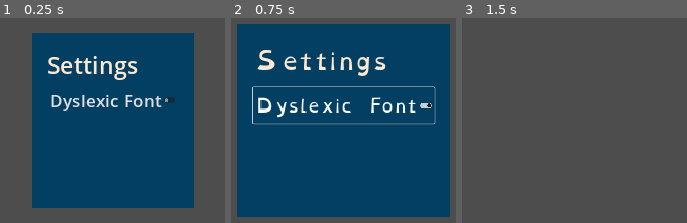
Above: before the commit, frames 1-3 (left to right).
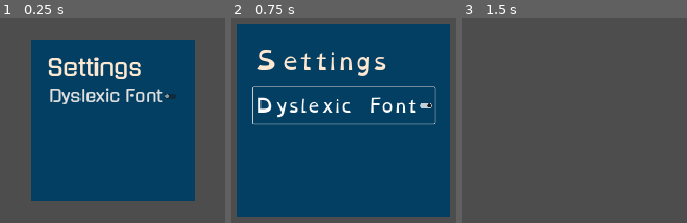
Above: after the commit, the same moments.

Repository: Spexify/emergenCity
Game: Godot game, scene res://preparePhase/settings.tscn
The game is run twice, just before and just after one commit, with the same random seed, the same clock (stepped at 60 frames per second) and the same inputs. After the commit the project has no main scene; this scene is started directly in both runs.
Inputs (mouse positions are in pixels of both pictures, inside the frame that each line leads up to):
- Up to frame 1 (0.25 s): no input
- Up to frame 2 (0.75 s): click "Dyslexic Font" at 0.5 s
- Up to frame 3 (1.5 s): tap Enter at 1.25 s; move the mouse to (673, 149) at 1.27 s; hold D (right) from 1.28 s (still down); click (673, 149) at 1.42 s

The runs differ from the first frame. In frame 1, 10% of the frame differs, in the area x 13-87%, y 7-93%; in frame 2, nothing differs; in frame 3, nothing differs.

Commit message:
main menu

Diff:
--- /dev/null
+++ b/godot/fonts/Dyslexic-Regular-Variation.tres
@@ -0,0 +1,6 @@
+[gd_resource type="FontVariation" load_steps=2 format=3 uid="uid://w8evue3rwyg5"]
+
+[ext_resource type="FontFile" path="res://fonts/OpenDyslexic-Regular.otf" id="1_0jm13"]
+
+[resource]
+base_font = ExtResource("1_0jm13")
--- /dev/null
+++ b/godot/fonts/Gugi-Regular-Variation.tres
@@ -0,0 +1,6 @@
+[gd_resource type="FontVariation" load_steps=2 format=3 uid="uid://b31pmawugw4m"]
+
+[ext_resource type="FontFile" uid="uid://c1rf6xy7ekahi" path="res://fonts/Gugi-Regular.ttf" id="1_mgwkd"]
+
+[resource]
+base_font = ExtResource("1_mgwkd")
--- a/godot/preparePhase/home_menu.tscn
+++ /dev/null
@@ -1,94 +0,0 @@
-[gd_scene load_steps=3 format=3 uid="uid://bosmqyv0utabo"]
-
-[ext_resource type="Theme" uid="uid://c7p7h5j8cckif" path="res://preparePhase/prep_theme.tres" id="1_23pnl"]
-[ext_resource type="Script" path="res://preparePhase/home_menu.gd" id="2_18cw5"]
-
-[node name="HomeMenu" type="Control"]
-layout_mode = 3
-anchors_preset = 15
-anchor_right = 1.0
-anchor_bottom = 1.0
-grow_horizontal = 2
-grow_vertical = 2
-theme = ExtResource("1_23pnl")
-script = ExtResource("2_18cw5")
-
-[node name="ColorRect" type="ColorRect" parent="."]
-layout_mode = 1
-anchors_preset = 15
-anchor_right = 1.0
-anchor_bottom = 1.0
-grow_horizontal = 2
-grow_vertical = 2
-color = Color(0.152941, 0.14902, 0.207843, 1)
-
-[node name="MarginContainer" type="MarginContainer" parent="."]
-layout_mode = 1
-anchors_preset = 1
-anchor_left = 1.0
-anchor_right = 1.0
-offset_left = -257.0
-offset_bottom = 89.0
-grow_horizontal = 0
-theme_override_constants/margin_top = 40
-theme_override_constants/margin_right = 40
-
-[node name="eCoins" type="Label" parent="MarginContainer"]
-layout_mode = 2
-theme_override_colors/font_color = Color(1, 0.909804, 0.819608, 1)
-text = "10 eCoins"
-
-[node name="MarginContainer2" type="MarginContainer" parent="."]
-layout_mode = 1
-offset_right = 292.0
-offset_bottom = 109.0
-
-[node name="Settings" type="Button" parent="MarginContainer2"]
-layout_mode = 2
-theme_override_colors/font_color = Color(1, 0.909804, 0.819608, 1)
-theme_override_font_sizes/font_size = 45
-text = "Settings"
-flat = true
-
-[node name="VBoxContainer" type="VBoxContainer" parent="."]
-layout_mode = 1
-anchors_preset = 8
-anchor_left = 0.5
-anchor_top = 0.5
-anchor_right = 0.5
-anchor_bottom = 0.5
-offset_left = -400.5
-offset_top = -119.5
-offset_right = 400.5
-offset_bottom = 119.5
-grow_horizontal = 2
-grow_vertical = 2
-theme_override_constants/separation = 40
-
-[node name="Start" type="Button" parent="VBoxContainer"]
-layout_mode = 2
-theme_override_colors/font_color = Color(0.541176, 0.537255, 0.752941, 1)
-text = "Start New Round"
-flat = true
-
-[node name="HBoxContainer" type="HBoxContainer" parent="VBoxContainer"]
-layout_mode = 2
-theme_override_constants/separation = 50
-
-[node name="Shelf" type="Button" parent="VBoxContainer/HBoxContainer"]
-layout_mode = 2
-theme_override_colors/font_color = Color(0.976471, 0.341176, 0.219608, 1)
-text = "Open Shelf"
-flat = true
-
-[node name="UpgradeCenter" type="Button" parent="VBoxContainer/HBoxContainer"]
-layout_mode = 2
-theme_override_colors/font_color = Color(0.239216, 0.839216, 0.815686, 1)
-text = "Open Upgrade
-Center"
-flat = true
-
-[connection signal="pressed" from="MarginContainer2/Settings" to="." method="_on_settings_pressed"]
-[connection signal="pressed" from="VBoxContainer/Start" to="." method="_on_start_round_pressed"]
-[connection signal="pressed" from="VBoxContainer/HBoxContainer/Shelf" to="." method="_on_shelf_pressed"]
-[connection signal="pressed" from="VBoxContainer/HBoxContainer/UpgradeCenter" to="." method="_on_upgrade_center_pressed"]
--- a/godot/preparePhase/home_menu.gd
+++ b/godot/preparePhase/main_menu.gd
@@ -1,9 +1,7 @@
 extends Control
 
-var dyslexic_font = preload("res://fonts/OpenDyslexic-Regular.otf")
-
 func _ready():
-	theme.set_default_font(dyslexic_font)
+	pass
 
 func _on_start_round_pressed():
 	get_tree().change_scene_to_file("res://levels/crisis_phase.tscn")
@@ -20,8 +18,14 @@
 	# Todo: link Upgrade Center Scene
 	# get_tree().change_scene_to_file()
 
-var settings_scene = preload("res://preparePhase/settings.tscn")
+# var settings_scene = preload("res://preparePhase/settings.tscn")
+
+@onready var settings = $"../Settings"
+@onready var main_menu = $"."
 
 func _on_settings_pressed():
-	var new_setting = settings_scene.instantiate()
-	add_child(new_setting)
+	#var new_setting = settings_scene.instantiate()
+	#add_child(new_setting)
+	settings.show()
+	for child in settings.get_children():
+		child.show()
--- /dev/null
+++ b/godot/preparePhase/main_menu.tscn
@@ -0,0 +1,154 @@
+[gd_scene load_steps=4 format=3 uid="uid://bosmqyv0utabo"]
+
+[ext_resource type="Theme" uid="uid://c7p7h5j8cckif" path="res://preparePhase/prep_theme.tres" id="1_prdod"]
+[ext_resource type="Script" path="res://preparePhase/main_menu.gd" id="2_bbqsv"]
+[ext_resource type="Script" path="res://preparePhase/settings.gd" id="3_j0hbn"]
+
+[node name="MainMenu" type="Control"]
+layout_mode = 3
+anchors_preset = 15
+anchor_right = 1.0
+anchor_bottom = 1.0
+grow_horizontal = 2
+grow_vertical = 2
+theme = ExtResource("1_prdod")
+
+[node name="Menu" type="Control" parent="."]
+layout_mode = 1
+anchors_preset = 15
+anchor_right = 1.0
+anchor_bottom = 1.0
+grow_horizontal = 2
+grow_vertical = 2
+theme = ExtResource("1_prdod")
+script = ExtResource("2_bbqsv")
+
+[node name="ColorRect" type="ColorRect" parent="Menu"]
+layout_mode = 1
+anchors_preset = 15
+anchor_right = 1.0
+anchor_bottom = 1.0
+grow_horizontal = 2
+grow_vertical = 2
+color = Color(0.152941, 0.14902, 0.207843, 1)
+
+[node name="MarginContainer" type="MarginContainer" parent="Menu"]
+layout_mode = 1
+anchors_preset = 1
+anchor_left = 1.0
+anchor_right = 1.0
+offset_left = -257.0
+offset_bottom = 89.0
+grow_horizontal = 0
+theme_override_constants/margin_top = 40
+theme_override_constants/margin_right = 40
+
+[node name="eCoins" type="Label" parent="Menu/MarginContainer"]
+layout_mode = 2
+theme_override_colors/font_color = Color(1, 0.909804, 0.819608, 1)
+text = "10 eCoins"
+
+[node name="MarginContainer2" type="MarginContainer" parent="Menu"]
+layout_mode = 1
+offset_right = 230.0
+offset_bottom = 94.0
+theme_override_constants/margin_left = 40
+theme_override_constants/margin_top = 40
+
+[node name="Settings" type="Button" parent="Menu/MarginContainer2"]
+layout_mode = 2
+theme_override_colors/font_color = Color(1, 0.909804, 0.819608, 1)
+theme_override_font_sizes/font_size = 45
+text = "Settings"
+flat = true
+
+[node name="VBoxContainer" type="VBoxContainer" parent="Menu"]
+layout_mode = 1
+anchors_preset = 8
+anchor_left = 0.5
+anchor_top = 0.5
+anchor_right = 0.5
+anchor_bottom = 0.5
+offset_left = -400.5
+offset_top = -119.5
+offset_right = 400.5
+offset_bottom = 119.5
+grow_horizontal = 2
+grow_vertical = 2
+theme_override_constants/separation = 40
+
+[node name="Start" type="Button" parent="Menu/VBoxContainer"]
+layout_mode = 2
+theme_override_colors/font_color = Color(0.541176, 0.537255, 0.752941, 1)
+text = "Start New Round"
+flat = true
+
+[node name="HBoxContainer" type="HBoxContainer" parent="Menu/VBoxContainer"]
+layout_mode = 2
+theme_override_constants/separation = 50
+
+[node name="Shelf" type="Button" parent="Menu/VBoxContainer/HBoxContainer"]
+layout_mode = 2
+theme_override_colors/font_color = Color(0.976471, 0.341176, 0.219608, 1)
+text = "Open Shelf"
+flat = true
+
+[node name="UpgradeCenter" type="Button" parent="Menu/VBoxContainer/HBoxContainer"]
+layout_mode = 2
+theme_override_colors/font_color = Color(0.239216, 0.839216, 0.815686, 1)
+text = "Open Upgrade
+Center"
+flat = true
+
+[node name="Settings" type="CanvasLayer" parent="."]
+visible = false
+
+[node name="CenterContainer" type="CenterContainer" parent="Settings"]
+anchors_preset = 15
+anchor_right = 1.0
+anchor_bottom = 1.0
+grow_horizontal = 2
+grow_vertical = 2
+theme = ExtResource("1_prdod")
+script = ExtResource("3_j0hbn")
+
+[node name="MarginContainer" type="MarginContainer" parent="Settings/CenterContainer"]
+layout_mode = 2
+theme_override_constants/margin_bottom = 355
+
+[node name="PanelContainer" type="PanelContainer" parent="Settings/CenterContainer/MarginContainer"]
+layout_mode = 2
+theme = ExtResource("1_prdod")
+
+[node name="MarginContainer" type="MarginContainer" parent="Settings/CenterContainer/MarginContainer/PanelContainer"]
+layout_mode = 2
+size_flags_horizontal = 4
+size_flags_vertical = 4
+theme_override_constants/margin_left = 40
+theme_override_constants/margin_top = 40
+theme_override_constants/margin_right = 40
+theme_override_constants/margin_bottom = 240
+
+[node name="VBoxContainer" type="VBoxContainer" parent="Settings/CenterContainer/MarginContainer/PanelContainer/MarginContainer"]
+layout_mode = 2
+
+[node name="Label" type="Label" parent="Settings/CenterContainer/MarginContainer/PanelContainer/MarginContainer/VBoxContainer"]
+layout_mode = 2
+theme_override_colors/font_color = Color(1, 0.909804, 0.819608, 1)
+theme_override_font_sizes/font_size = 60
+text = "Settings"
+
+[node name="HSeparator" type="HSeparator" parent="Settings/CenterContainer/MarginContainer/PanelContainer/MarginContainer/VBoxContainer"]
+layout_mode = 2
+
+[node name="FontChange" type="CheckButton" parent="Settings/CenterContainer/MarginContainer/PanelContainer/MarginContainer/VBoxContainer"]
+layout_mode = 2
+theme_override_font_sizes/font_size = 45
+button_pressed = true
+text = "Dyslexic Font"
+
+[connection signal="pressed" from="Menu/MarginContainer2/Settings" to="Menu" method="_on_settings_pressed"]
+[connection signal="pressed" from="Menu/VBoxContainer/Start" to="Menu" method="_on_start_round_pressed"]
+[connection signal="pressed" from="Menu/VBoxContainer/HBoxContainer/Shelf" to="Menu" method="_on_shelf_pressed"]
+[connection signal="pressed" from="Menu/VBoxContainer/HBoxContainer/UpgradeCenter" to="Menu" method="_on_upgrade_center_pressed"]
+[connection signal="pressed" from="Settings/CenterContainer/MarginContainer/PanelContainer/MarginContainer/VBoxContainer/FontChange" to="Settings/CenterContainer" method="_on_font_change_pressed" flags=18]
--- a/godot/preparePhase/prep_theme.tres
+++ b/godot/preparePhase/prep_theme.tres
@@ -1,9 +1,12 @@
-[gd_resource type="Theme" load_steps=2 format=3 uid="uid://c7p7h5j8cckif"]
+[gd_resource type="Theme" load_steps=3 format=3 uid="uid://c7p7h5j8cckif"]
+
+[ext_resource type="FontVariation" uid="uid://b31pmawugw4m" path="res://fonts/Gugi-Regular-Variation.tres" id="1_aects"]
 
 [sub_resource type="StyleBoxFlat" id="StyleBoxFlat_i0uw7"]
 bg_color = Color(0.0117647, 0.247059, 0.388235, 1)
 
 [resource]
+default_font = ExtResource("1_aects")
 Button/font_sizes/font_size = 60
 Label/font_sizes/font_size = 45
 PanelContainer/styles/panel = SubResource("StyleBoxFlat_i0uw7")
--- a/godot/preparePhase/settings.gd
+++ b/godot/preparePhase/settings.gd
@@ -1,16 +1,16 @@
 extends CenterContainer
 
+@onready var margin_container = $MarginContainer
+@onready var font_change = $MarginContainer/PanelContainer/MarginContainer/VBoxContainer/FontChange
+
 var is_dyslexic = true
-var dyslexic_font = preload("res://fonts/OpenDyslexic-Regular.otf")
-var normal_font = preload("res://fonts/Gugi-Regular.ttf")
-
-@onready var ui = get_child(0)
-@onready var button = get_child(0).get_child(0).get_child(0).get_child(0).get_child(2)
+var dyslexic_font = preload("res://fonts/Dyslexic-Regular-Variation.tres")
+var normal_font = preload("res://fonts/Gugi-Regular-Variation.tres")
 
 # Called when the node enters the scene tree for the first time.
 func _ready():
 	is_dyslexic = theme.get_default_font() == dyslexic_font
-	button.set_pressed_no_signal(is_dyslexic)
+	font_change.set_pressed_no_signal(is_dyslexic)
 
 func _on_font_change_pressed():
 	if (is_dyslexic):
@@ -22,5 +22,5 @@
 
 func _input(event):
 	if event is InputEventMouseButton:
-		if !Rect2(ui.position, ui.get_child(0).size).has_point(event.position):
-			get_parent().remove_child(self)
+		if !Rect2(margin_container.position, margin_container.get_child(0).size).has_point(event.position):
+			self.hide()
Not shown: 1 places in godot/preparePhase/settings.tscn that only renumber resources
